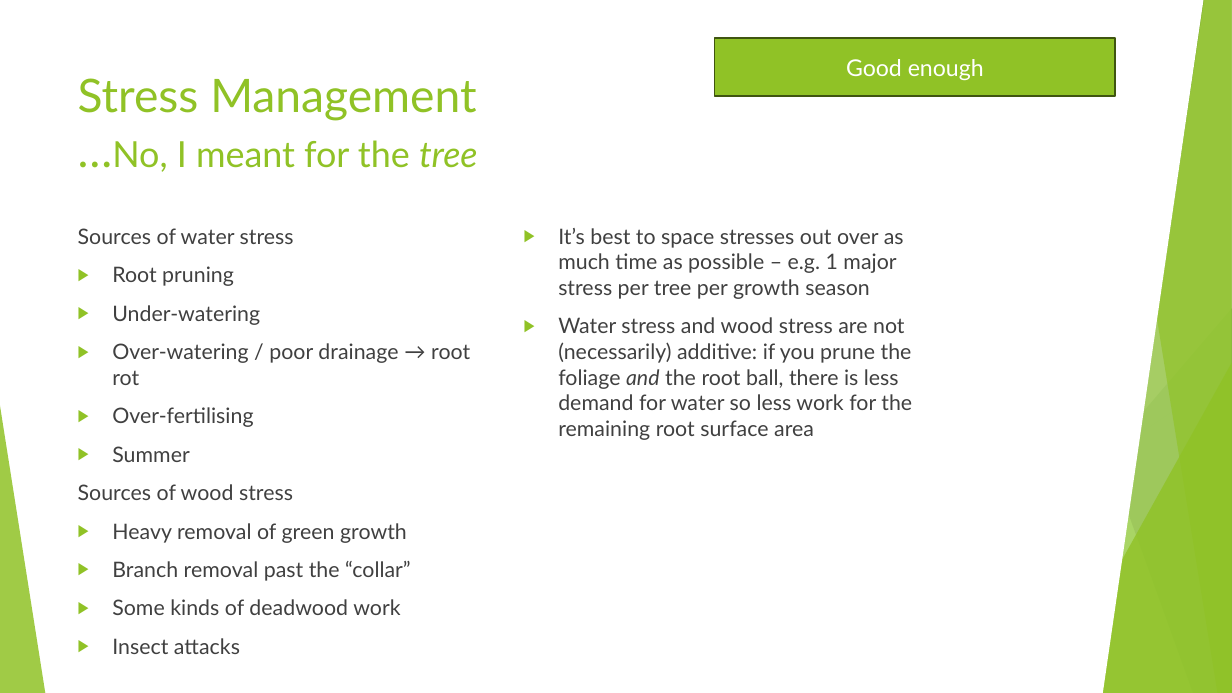
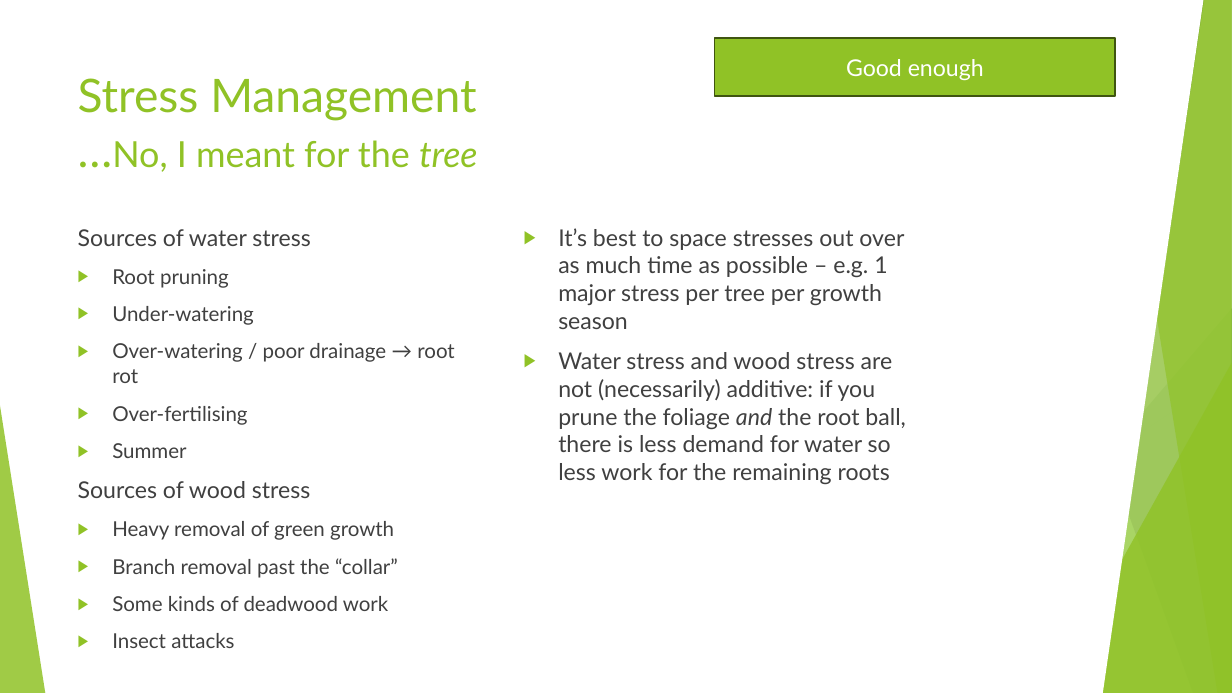
Before and after one commit to AlexLabram/Bonsai, a slide deck: slide 27 of Courseware/Bonsai On A Budget (running).pptx. Drawn at 1232x693 pixels with LibreOffice and Linux fonts; fonts in the diff are those of the drawing. Boxes give left, top, right and bottom in pixels: in the first picture for what was removed or moved away, otherwise in the second. Text is boxed around its words. In the diff, an @@ line names an element or a change of style, - is before the commit and + after.

```diff
--- a/Courseware/Bonsai On A Budget (running).pptx
+++ b/Courseware/Bonsai On A Budget (running).pptx
@@ text "Sources of water stress" at <box>78,229,454,648</box>: size 16.6 to 18 pt in "Sources of water stress", "Sources of wood stress"; size 16.6 to 16 pt in "Root pruning", "Under-watering", "Over-watering / poor drainage → root rot", "Over-fertilising" and 5 more places @@
@@ text at <box>558,228,904,329</box>: size 16.6 to 18 pt in "It’s best to space stresses out over ..." @@
@@ text at <box>558,352,906,484</box>: text changed; size 16.6 to 18 pt @@
-▶ Water stress and wood stress are not (necessarily) additive: if you prune the foliage and the root ball, there is less demand for water so less work for the remaining root surface area
+▶ Water stress and wood stress are not (necessarily) additive: if you prune the foliage and the root ball, there is less demand for water so less work for the remaining roots
```
Also in this commit, not shown: 7 other slides changed.
